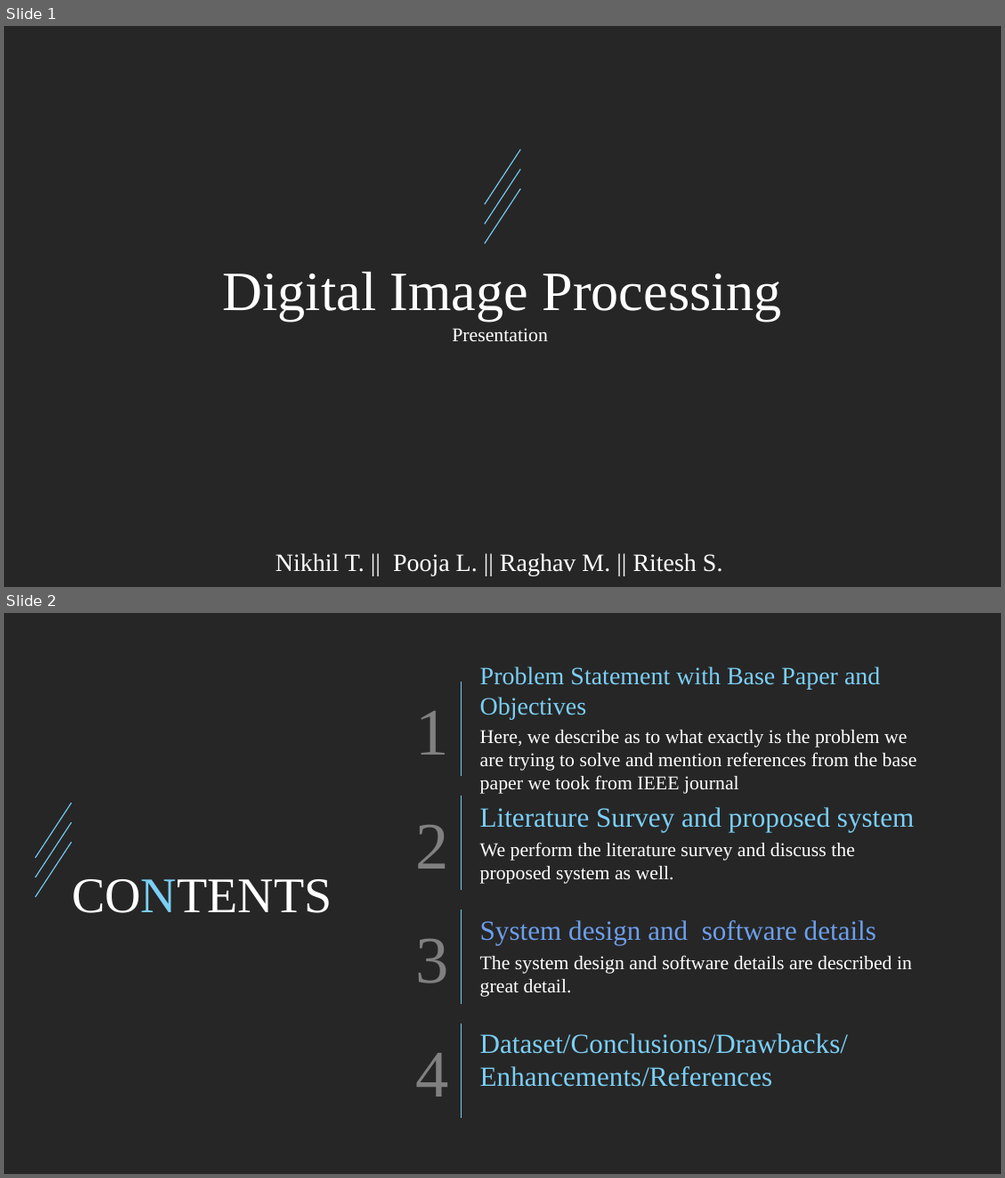
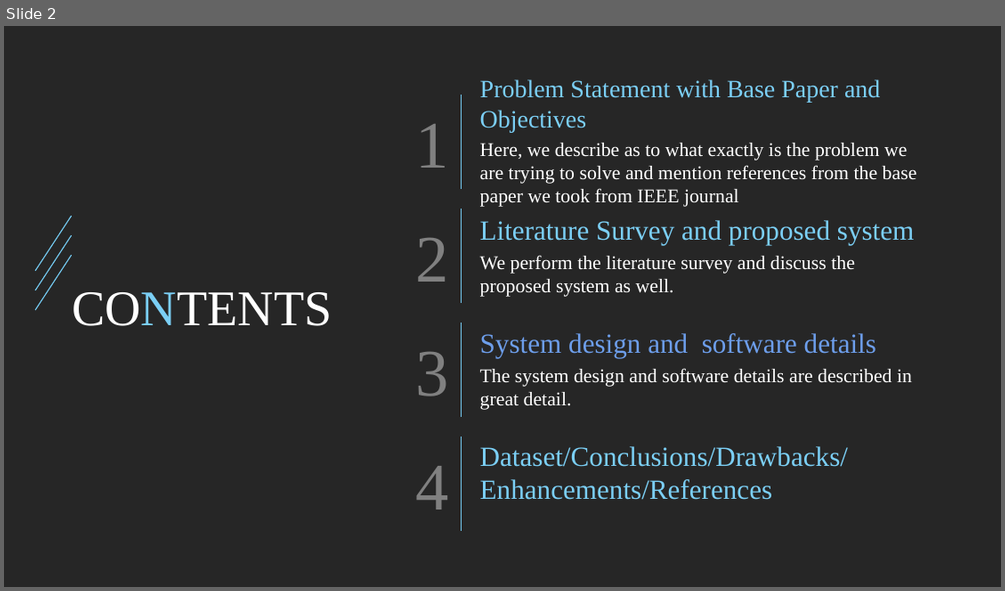
Before and after one commit to AbhayRoy1/liver-tumer-detection, a slide deck: Presentation/Digital Image Processing Project.pptx. Shown one above the other, each under a label of ours: slides 1 and 2 before the commit, slide 2 after it. The pictures are 1005x1178 and 1005x591 pixels, drawn with LibreOffice and Linux fonts; fonts in the diff are those of the drawing. Boxes give left, top, right and bottom in pixels: in the first picture for what was removed or moved away, otherwise in the second. Text is boxed around its words. In the diff, an @@ line names an element or a change of style, - is before the commit and + after.

```diff
--- a/Presentation/Digital Image Processing Project.pptx
+++ b/Presentation/Digital Image Processing Project.pptx
@@ slide 1 removed at [4, 26, 1001, 587], background #262626 @@
@@ line removed from (485, 204) to (520, 150) @@
@@ line removed from (485, 224) to (520, 168) @@
@@ line removed from (485, 243) to (520, 189) @@
@@ text removed at [223, 272, 782, 321] @@
-Digital Image Processing
@@ text removed at [452, 328, 548, 342] @@
-Presentation
@@ text removed at [275, 553, 723, 576] @@
-Nikhil T. || Pooja L. || Raghav M. || Ritesh S.
```
Also in this commit, not shown: 3 slides changed, 1 slide added, 1 other file.
